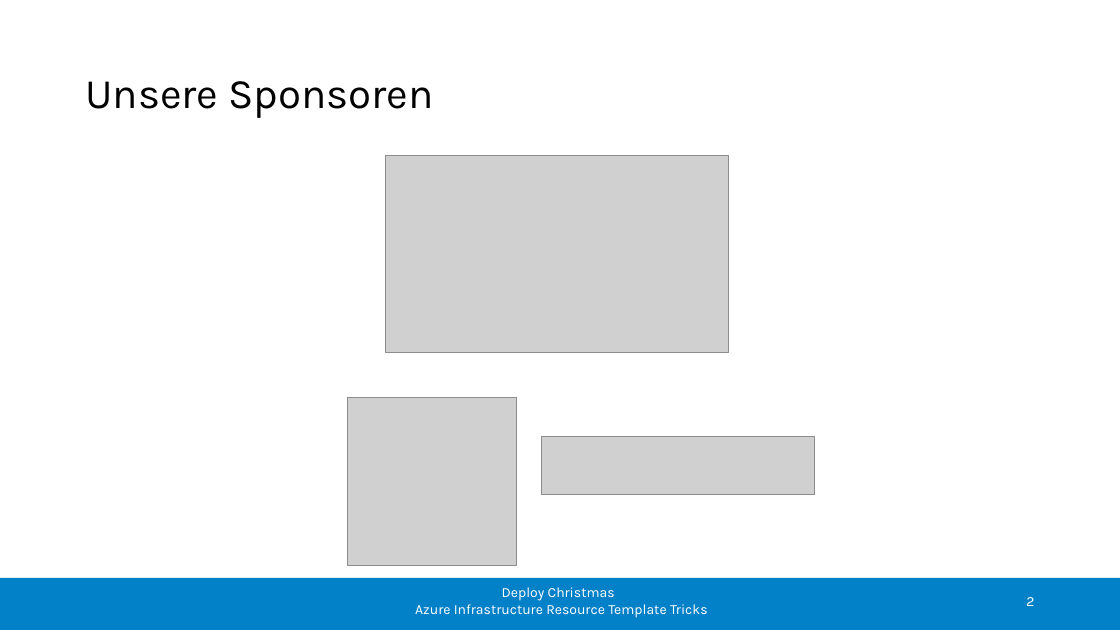
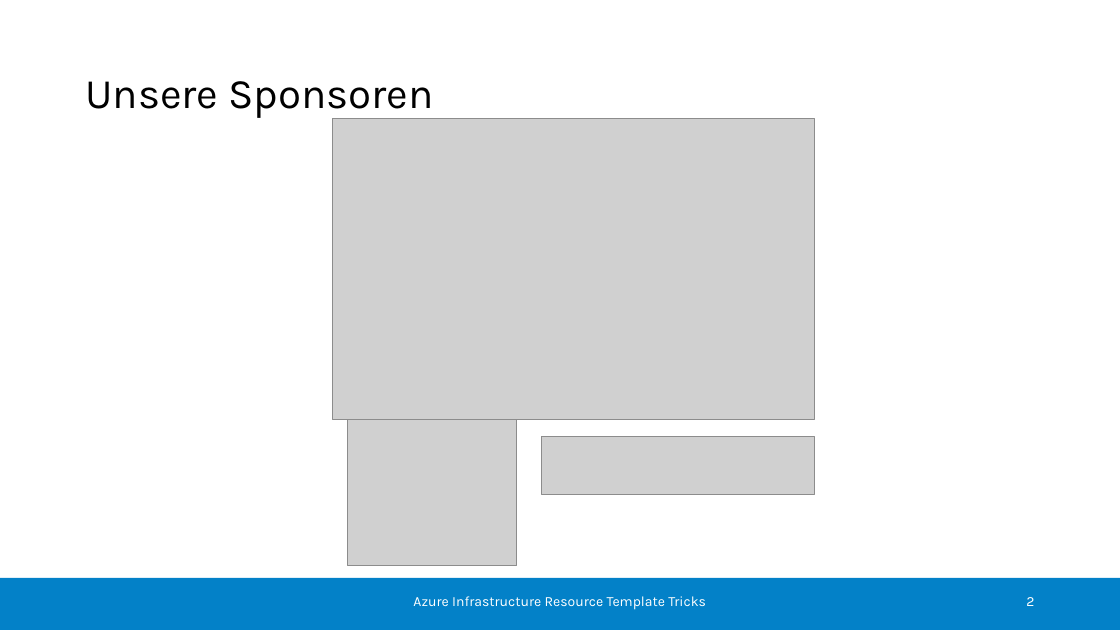
Before and after one commit to ceterion/ct.arm.meetup.deploychristmas, a slide deck: slide 2 of meetup-slides.pptx. Drawn at 1120x630 pixels with LibreOffice and Linux fonts; fonts in the diff are those of the drawing; grey boxes stand for pictures; background and template pictures are left out. Boxes give left, top, right and bottom in pixels: in the first picture for what was removed or moved away, otherwise in the second. Text is boxed around its words. In the diff, an @@ line names an element or a change of style, - is before the commit and + after.

Commit message:
Slides Naming conventions and Nested Deployments have been added

```diff
--- a/meetup-slides.pptx
+++ b/meetup-slides.pptx
@@ picture added at <box>333,118,814,419</box> @@
@@ picture removed at <box>386,155,729,353</box> @@
@@ text at <box>502,587,615,601</box>: paragraph removed @@
-Deploy Christmas
```
Also in this commit, not shown: 12 other slides changed, 2 slides added.
